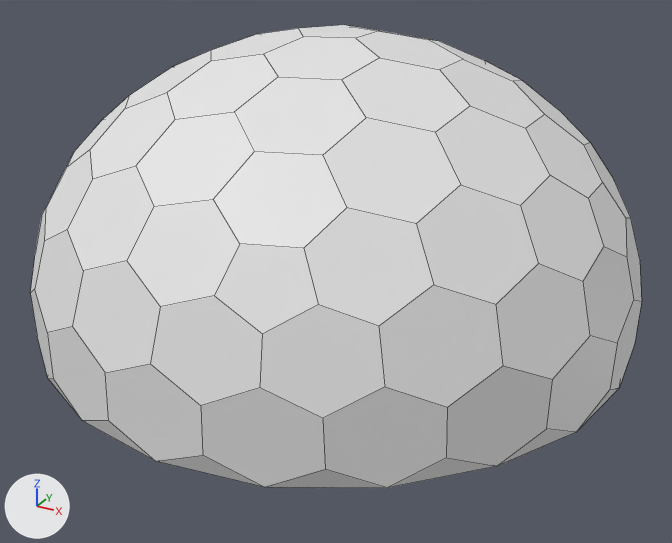
The FBX model Assets/Effects/CyberShield/Shield.fbx as it was, and as the next commit left it.
Before and after are seen from a 50 mm camera at (1.66, -3.02, 2.25) aimed at (0.02, -0.03, 0.76). The axes (+X, +Y, +Z) are drawn at lower left. The lights are the same throughout. Mesh edges are drawn as thin lines. Where no turn or scale is listed for an object, it has been applied to the vertices.

Objects in the first picture: 'Shield', 'ShieldRays'.
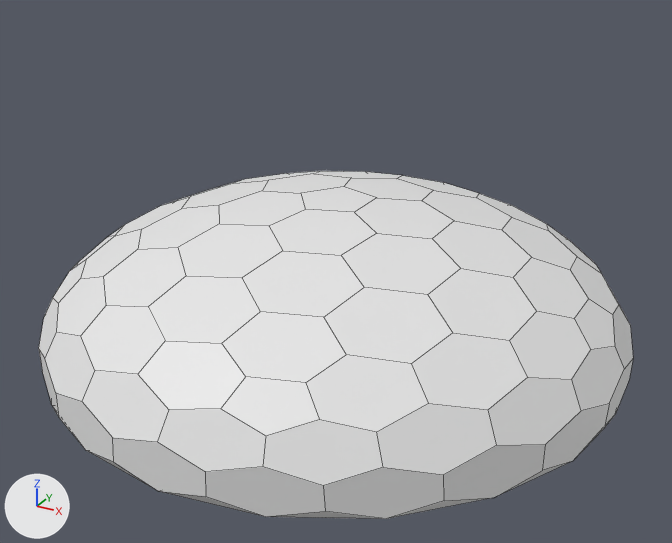
Changed parts and their boxes (x1, y1, x2, y2) in the pictures (672 x 543 px):
'Shield', mesh rescaled (25% shorter): before (30, 25, 642, 488); after (39, 171, 633, 519)
'ShieldRays', reshaped: before (48, 378, 619, 488); after (88, 451, 572, 519)

The change, as a list of edits to the scene's bpy script:
```text
Change me_icosphere_002:
    where me_icosphere_002.from_pydata(...)  # 41 vertices, 40 faces; spans x -1.16..1.16, y -1.16..1.16, z 0.0..0.63
    used by ob_shieldrays; location = (0.0, 0.0, 0.0)
    me_icosphere_002 part 2: all 40 vertices in x -1.16..1.16, y -1.16..1.16, z 0.53..0.63 are scaled about their middle by (1, 1, 0.541), then moved by (0.0, 0.0, -0.13)
Change me_icosphere_001:
    where me_icosphere_001.from_pydata(...)  # 200 vertices, 91 faces; spans x -1.16..1.16, y -1.16..1.16, z 0.53..1.69
    used by ob_shield; location = (0.0, 0.0, 0.0)
    me_icosphere_001 part 1: the whole mesh is scaled about its middle by (1, 1, 0.541), then moved by (0.0, 0.0, -0.38)
```
